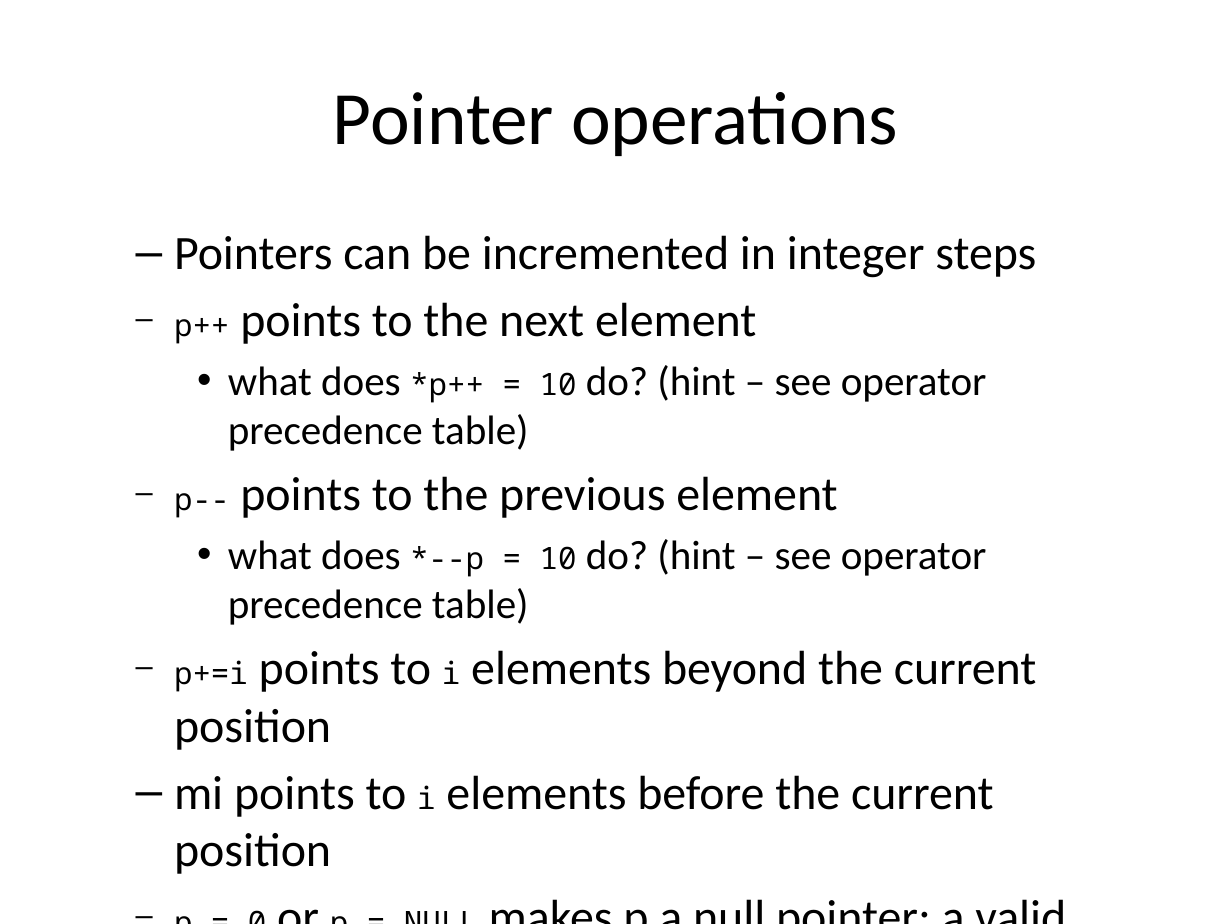
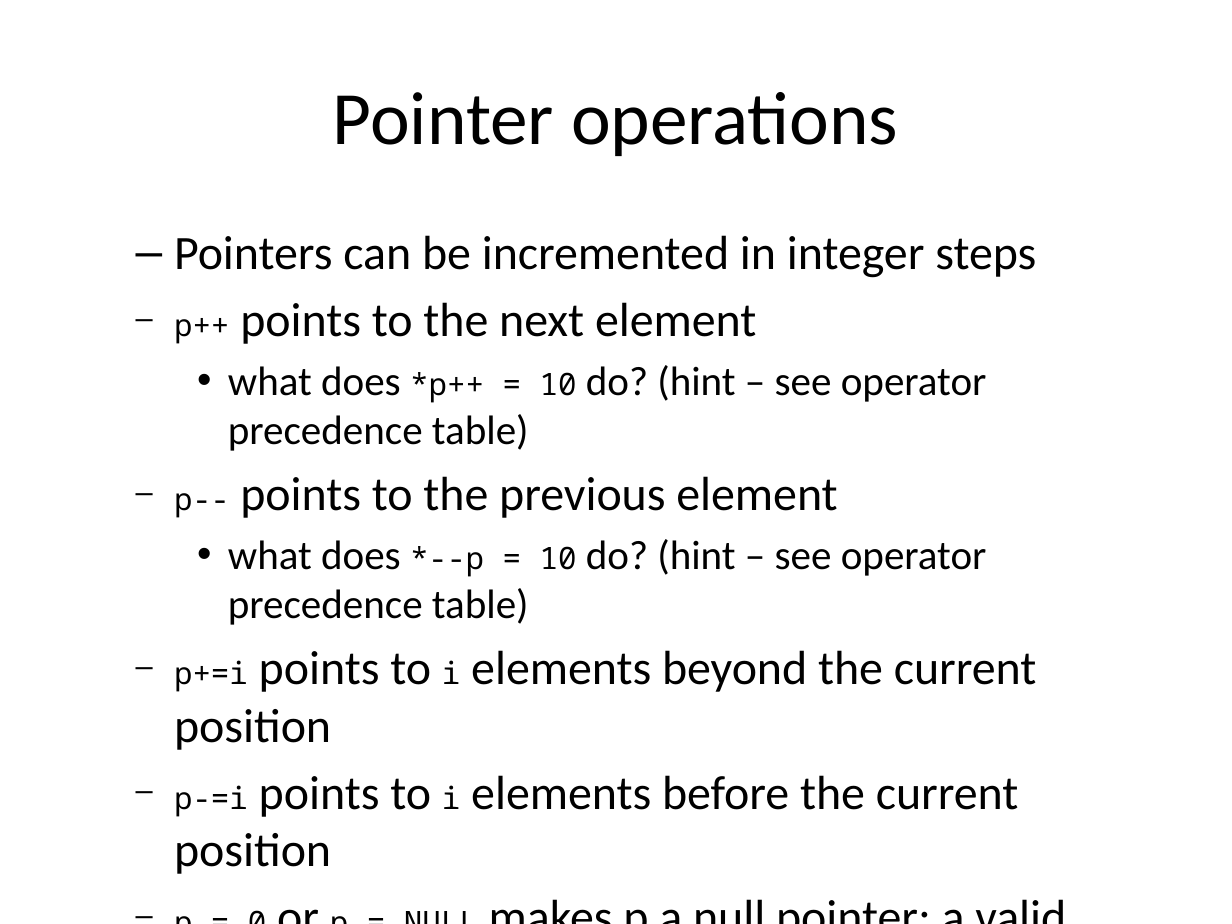
Before and after one commit to tewarid/course-c, a slide deck: slide 96 of slides.pptx (slide 94 before the commit). Drawn at 1232x924 pixels with LibreOffice and Linux fonts; fonts in the diff are those of the drawing. Boxes give left, top, right and bottom in pixels: in the first picture for what was removed or moved away, otherwise in the second. Text is boxed around its words. In the diff, an @@ line names an element or a change of style, - is before the commit and + after.

```diff
--- a/slides.pptx
+++ b/slides.pptx
@@ text at (x1=174, y1=775, x2=1019, y2=817): text changed @@
-  – mi points to i elements before the current position
+  – p-=i points to i elements before the current position
```
Also in this commit, not shown: 8 other slides changed, 2 slides added, 2 slides removed, 14 other files.
